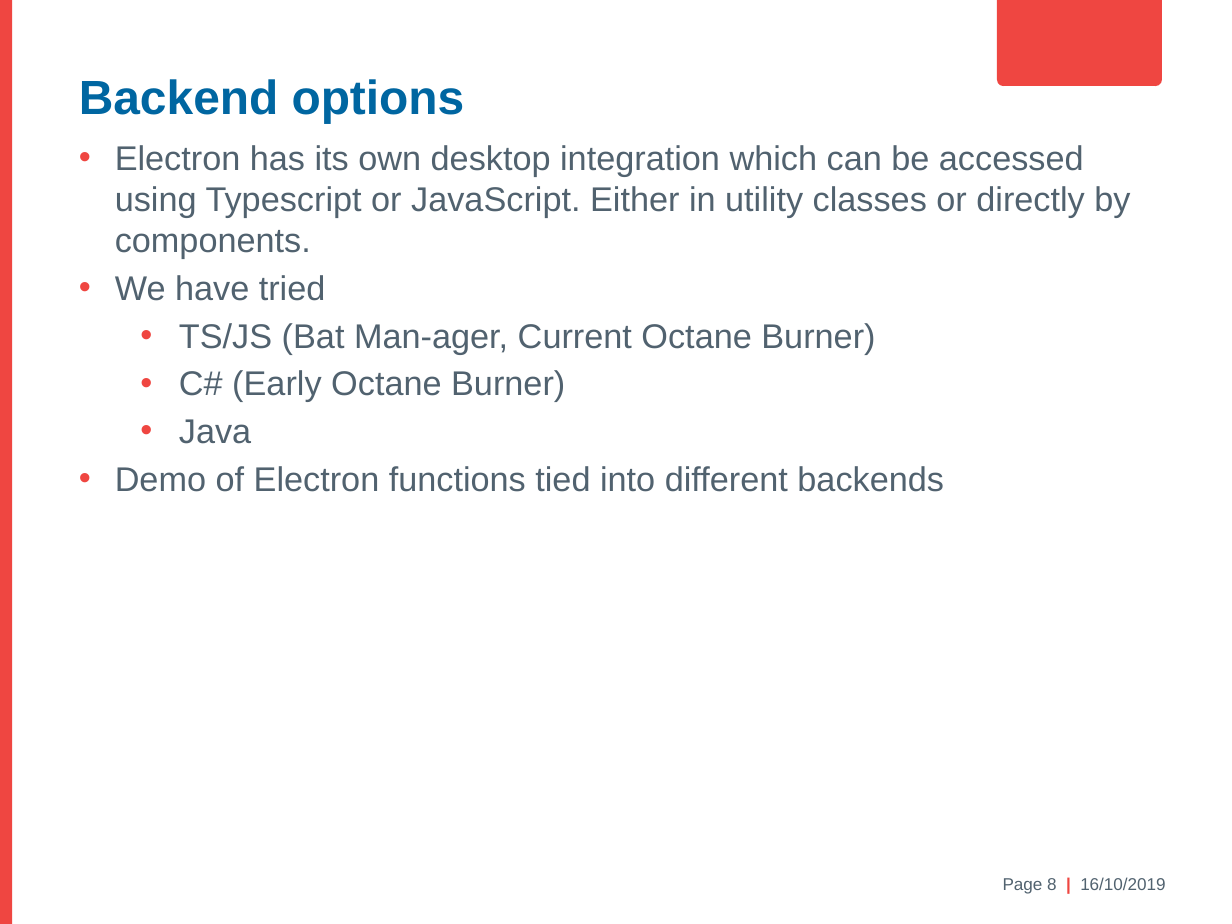
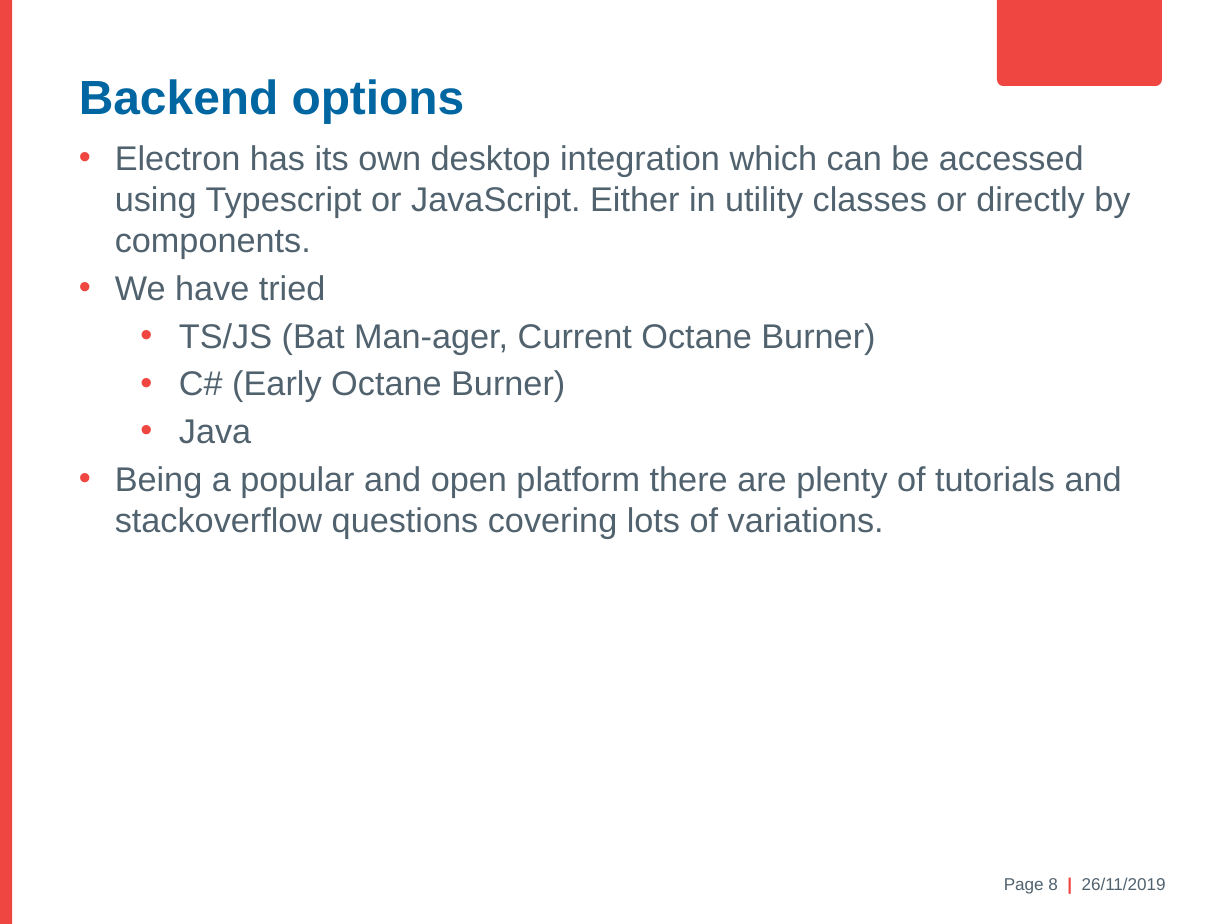
Before and after one commit to antonmaeso/HastingsPier, a slide deck: slide 8 of Electron Brownbag.pptx. Drawn at 1232x924 pixels with LibreOffice and Linux fonts; fonts in the diff are those of the drawing; background and template pictures are left out. Boxes give left, top, right and bottom in pixels: in the first picture for what was removed or moved away, otherwise in the second. Text is boxed around its words. In the diff, an @@ line names an element or a change of style, - is before the commit and + after.

```diff
--- a/Electron Brownbag.pptx
+++ b/Electron Brownbag.pptx
@@ text at <box>115,466,1122,539</box>: text changed @@
-• Demo of Electron functions tied into different backends
+• Being a popular and open platform there are plenty of tutorials and stackoverflow questions covering lots of variations.
@@ text at <box>1004,877,1166,894</box>: text changed @@
-Page 8 | 16/10/2019
+Page 8 | 26/11/2019
```
Also in this commit, not shown: 4 other slides changed, 2 slides added, 1 other file.
